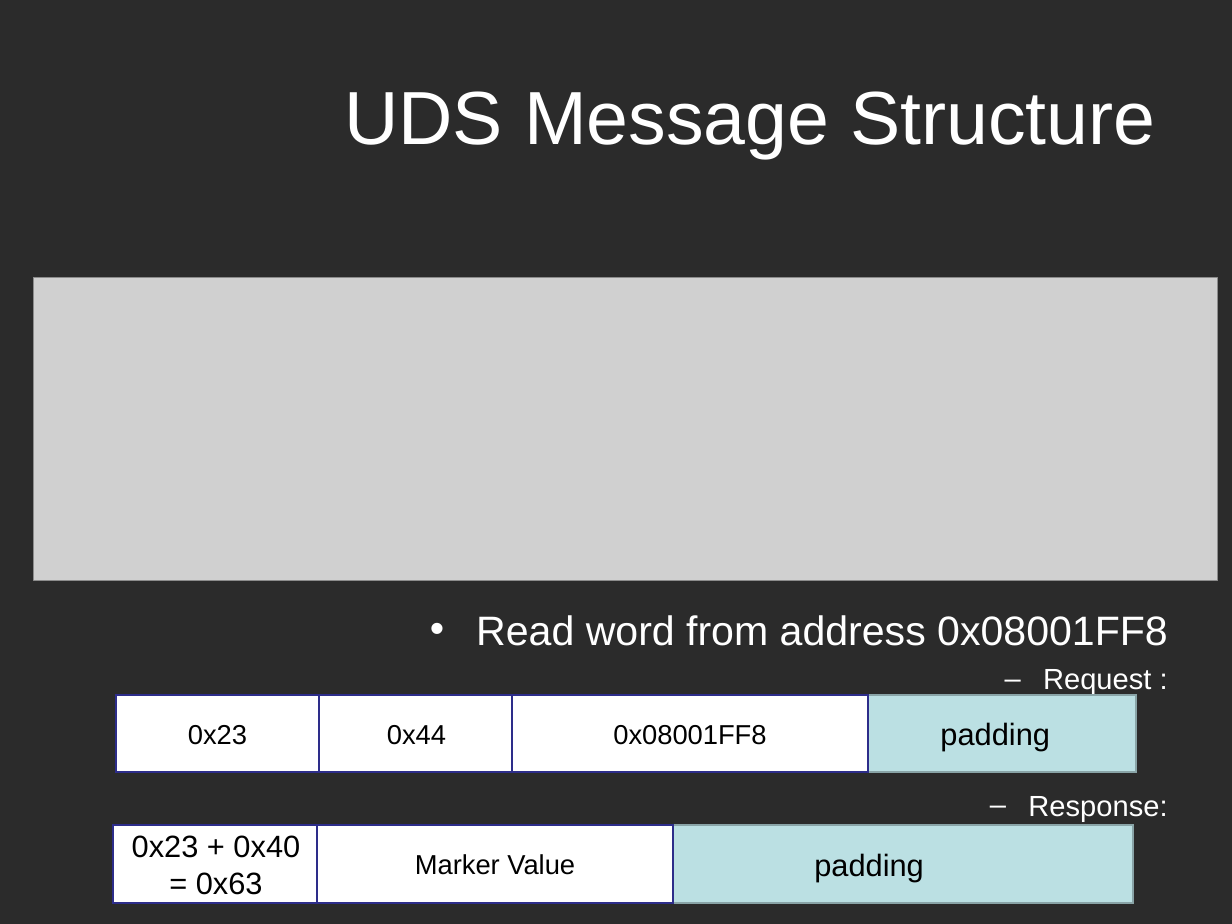
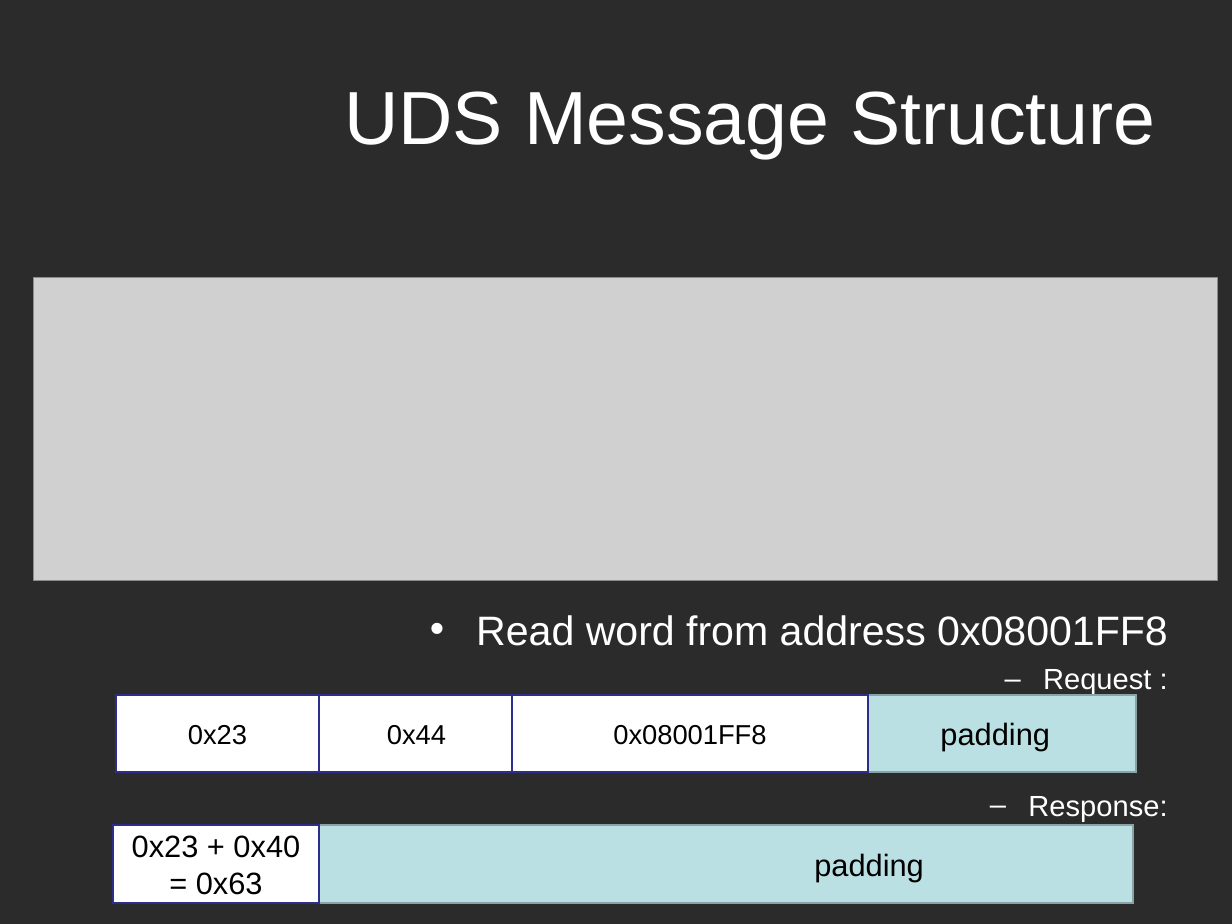
Before and after one commit to Marcelle-Samir/Firmware_Over_The_Air, a slide deck: slide 28 of project Documentation/Second week/Search-UDS.ppt. Drawn at 1232x924 pixels with LibreOffice and Linux fonts; fonts in the diff are those of the drawing; grey boxes stand for pictures; background and template pictures are left out; a plain dark background stands for a picture behind light text. Boxes give left, top, right and bottom in pixels: in the first picture for what was removed or moved away, otherwise in the second. Text is boxed around its words. In the diff, an @@ line names an element or a change of style, - is before the commit and + after.

```diff
--- a/project Documentation/Second week/Search-UDS.ppt
+++ b/project Documentation/Second week/Search-UDS.ppt
@@ rectangle removed at (317,825,673,903) @@
-Marker Value
```
Also in this commit, not shown: 8 other slides changed.
